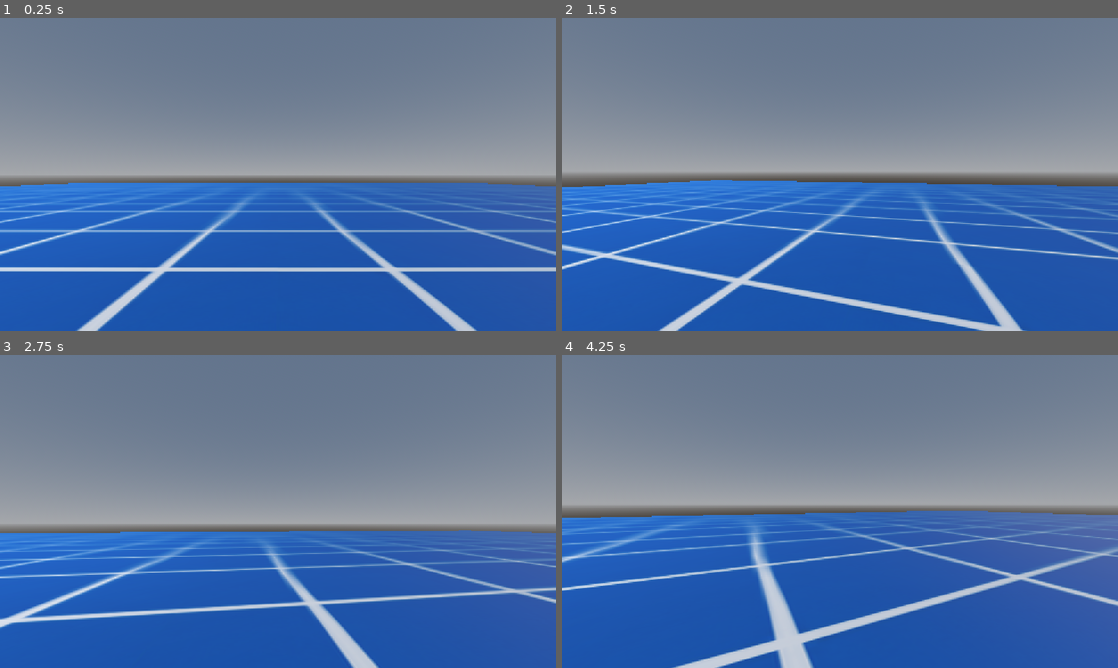
Above: before the commit, frames 1-4 (two rows, left to right).
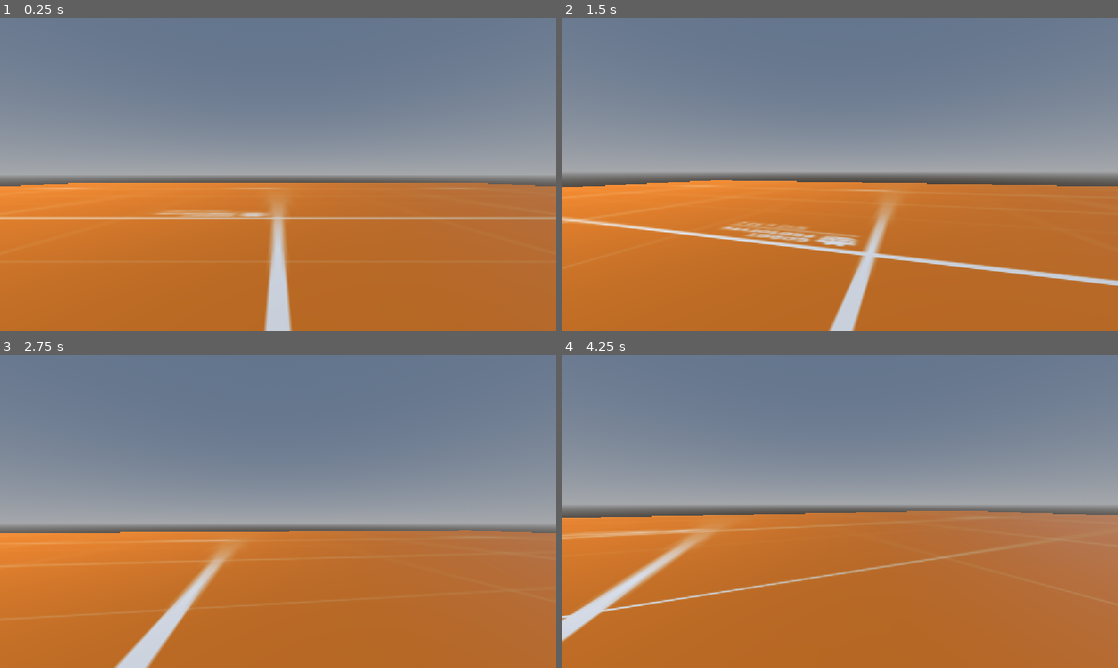
Above: after the commit, the same moments.

Repository: Eli-J-dK/HORRORGAME
Game: Godot game, scene res://main.tscn
Same seed, same stepped clock (60 frames per second), same inputs: the game is played once before the commit and once after it.
Inputs (mouse positions are in pixels of both pictures, inside the frame that each line leads up to):
- Up to frame 1 (0.25 s): no input
- Up to frame 2 (1.5 s): move the mouse to (867, 174) at 0.52 s; hold Q (sprint) 0.53-1.28 s; hold W (move_forward) from 0.53 s (still down); tap Space (jump) at 0.77 s; move the mouse to (812, 174) at 1.27 s; tap Q (sprint) at 1.35 s
- Up to frame 3 (2.75 s): keep holding W (move_forward); tap Space (jump) at 1.52 s; move the mouse to (289, 505) at 2.02 s; hold Q (sprint) from 2.03 s (still down)
- Up to frame 4 (4.25 s): keep holding W (move_forward); move the mouse to (834, 517) at 2.77 s; release Q (sprint) at 2.78 s; tap Q (sprint) at 2.85 s; tap Space (jump) at 3.02, 3.77 s; move the mouse to (878, 514) at 3.52 s; hold Q (sprint) from 3.53 s (still down)

The runs differ from the first frame. In frame 1, 47% of the frame differs, in the area x 0-100%, y 52-100%; in frame 2, 47%; in frame 3, 44%; in frame 4, 49%, in the area x 0-100%, y 49-100%.

Commit message:
SOME STUFF

Diff:
--- a/main.tscn
+++ b/main.tscn
@@ -1,22 +1,7 @@
 [gd_scene format=3 uid="uid://djr0twq64gjqx"]
 
-[ext_resource type="Texture2D" uid="uid://b6xkvmj8g47hr" path="res://FLoor texture.png" id="1_0xm2m"]
+[ext_resource type="Material" uid="uid://dg4xmforuulmv" path="res://materials/floor_texture.tres" id="1_0xm2m"]
 [ext_resource type="PackedScene" uid="uid://uhdo8vnhim6o" path="res://player.tscn" id="1_ig7tw"]
-
-[sub_resource type="PhysicsMaterial" id="PhysicsMaterial_scsml"]
-
-[sub_resource type="BoxShape3D" id="BoxShape3D_b1pf8"]
-size = Vector3(25, 2, 25)
-
-[sub_resource type="StandardMaterial3D" id="StandardMaterial3D_h2yge"]
-albedo_texture = ExtResource("1_0xm2m")
-clearcoat_enabled = true
-clearcoat = 0.5
-uv1_scale = Vector3(10, 10, 10)
-
-[sub_resource type="BoxMesh" id="BoxMesh_b1pf8"]
-material = SubResource("StandardMaterial3D_h2yge")
-size = Vector3(25, 2, 25)
 
 [sub_resource type="ProceduralSkyMaterial" id="ProceduralSkyMaterial_scsml"]
 
@@ -27,17 +12,26 @@
 background_mode = 2
 sky = SubResource("Sky_b1pf8")
 
+[sub_resource type="PhysicsMaterial" id="PhysicsMaterial_scsml"]
+
+[sub_resource type="BoxShape3D" id="BoxShape3D_b1pf8"]
+size = Vector3(25, 2, 25)
+
+[sub_resource type="BoxMesh" id="BoxMesh_b1pf8"]
+material = ExtResource("1_0xm2m")
+size = Vector3(25, 2, 25)
+
+[sub_resource type="PhysicsMaterial" id="PhysicsMaterial_b1pf8"]
+
+[sub_resource type="BoxShape3D" id="BoxShape3D_scsml"]
+
+[sub_resource type="StandardMaterial3D" id="StandardMaterial3D_0xm2m"]
+albedo_color = Color(1, 0, 0, 1)
+
+[sub_resource type="BoxMesh" id="BoxMesh_6k7d3"]
+material = SubResource("StandardMaterial3D_0xm2m")
+
 [node name="main" type="Node3D" unique_id=682175594]
-
-[node name="ground" type="StaticBody3D" parent="." unique_id=446289884]
-transform = Transform3D(5, 0, 0, 0, 5, 0, 0, 0, 5, 0, -1, 0)
-physics_material_override = SubResource("PhysicsMaterial_scsml")
-
-[node name="collision" type="CollisionShape3D" parent="ground" unique_id=1848076646]
-shape = SubResource("BoxShape3D_b1pf8")
-
-[node name="model" type="MeshInstance3D" parent="ground/collision" unique_id=796028341]
-mesh = SubResource("BoxMesh_b1pf8")
 
 [node name="player" parent="." unique_id=1631615348 instance=ExtResource("1_ig7tw")]
 transform = Transform3D(1, 0, 0, 0, 1, 0, 0, 0, 1, 0, 6, 0)
@@ -47,3 +41,25 @@
 
 [node name="DirectionalLight3D" type="DirectionalLight3D" parent="." unique_id=290042843]
 transform = Transform3D(0.12774116, -0.39788273, 0.9084997, 0.05540002, 0.9174363, 0.3940069, -0.9902592, 0, 0.13923709, 10, 10, 0)
+
+[node name="scene items" type="Node3D" parent="." unique_id=422919623]
+
+[node name="ground" type="StaticBody3D" parent="scene items" unique_id=446289884]
+transform = Transform3D(5, 0, 0, 0, 5, 0, 0, 0, 5, 0, -1, 0)
+physics_material_override = SubResource("PhysicsMaterial_scsml")
+
+[node name="collision" type="CollisionShape3D" parent="scene items/ground" unique_id=1848076646]
+shape = SubResource("BoxShape3D_b1pf8")
+
+[node name="model" type="MeshInstance3D" parent="scene items/ground/collision" unique_id=796028341]
+mesh = SubResource("BoxMesh_b1pf8")
+
+[node name="StaticBody3D" type="StaticBody3D" parent="scene items" unique_id=2133085450]
+transform = Transform3D(10, 0, 0, 0, 5, 0, 0, 0, 1, 0, 6.719739, 15.148151)
+physics_material_override = SubResource("PhysicsMaterial_b1pf8")
+
+[node name="CollisionShape3D" type="CollisionShape3D" parent="scene items/StaticBody3D" unique_id=1575937942]
+shape = SubResource("BoxShape3D_scsml")
+
+[node name="MeshInstance3D" type="MeshInstance3D" parent="scene items/StaticBody3D/CollisionShape3D" unique_id=914707056]
+mesh = SubResource("BoxMesh_6k7d3")
--- /dev/null
+++ b/materials/floor_texture.tres
@@ -0,0 +1,7 @@
+[gd_resource type="StandardMaterial3D" format=3 uid="uid://dg4xmforuulmv"]
+
+[ext_resource type="Texture2D" uid="uid://cfhsehwvttb4s" path="res://materials/floor texture.png" id="1_77tbf"]
+
+[resource]
+albedo_texture = ExtResource("1_77tbf")
+uv1_scale = Vector3(10, 10, 10)
Binary file removed: FLoor texture.png
Binary file added: materials/floor texture.png
Not shown, changed: materials/floor texture.png.import
